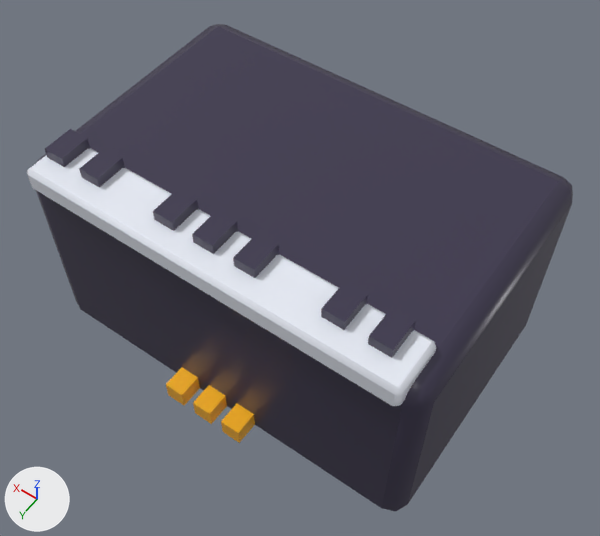
An edit to the FBX model world_overhaul/export/props/Lux_Piano.fbx, drawn before and after from the same camera.
Both versions are drawn from a 50 mm lens placed at (-4.35, 6.04, 10.58), pointed at (-0.21, 0.25, 1.47). Arrows for +X, +Y and +Z are at lower left; the lights stay in place. The first picture is the older version.

The older version as bpy lines, for what is in view:
```python
me_lux_piano = bpy.data.meshes.new('Lux_Piano')
me_lux_piano.from_pydata(...)  # 140 vertices, 112 faces; spans x -3.0..3.0, y -2.05..2.3, z 0.0..3.3
me_lux_piano.materials.append(mat_wo_palette)
ob_lux_piano = bpy.data.objects.new('Lux_Piano', me_lux_piano)
ob_lux_piano.location = (0.0, 0.0, 0.0)
```
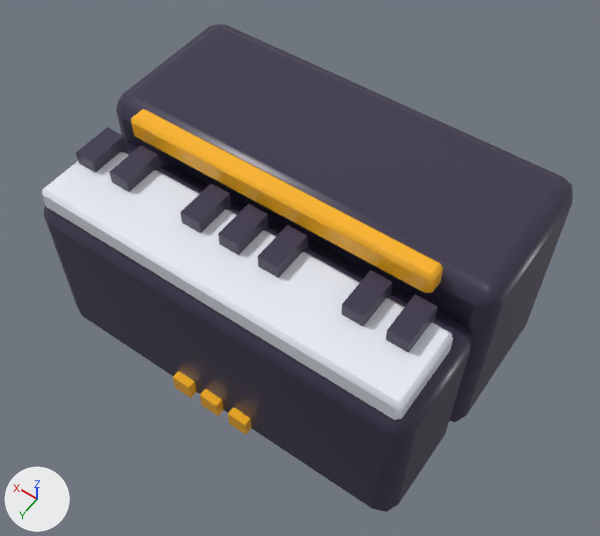
Scene script edits in JSON lines:
```json
{"block": "me_lux_piano", "where": "# used by ob_lux_piano; location = (0.0, 0.0, 0.0)"}
{"op": "remove", "block": "me_lux_piano", "code": "me_lux_piano.from_pydata(...)  # 140 vertices, 112 faces; spans x -3.0..3.0, y -2.05..2.3, z 0.0..3.3"}
{"op": "add", "block": "me_lux_piano", "code": "me_lux_piano.from_pydata(...)  # 200 vertices, 164 faces; spans x -3.0..3.0, y -2.05..2.15, z 0.0..3.2"}
{"block": "me_lux_piano", "change": "me_lux_piano part 1: a new loose piece, a box spanning x -2.45..-2.15, y 0.7..1.3, z 2.6..2.9, in mat_wo_palette"}
{"block": "me_lux_piano", "change": "me_lux_piano part 2: a new loose piece, a box spanning x -1.85..-1.55, y 0.7..1.3, z 2.6..2.9, in mat_wo_palette"}
{"block": "me_lux_piano", "change": "me_lux_piano part 3: a new loose piece, a box spanning x -0.65..-0.35, y 0.7..1.3, z 2.6..2.9, in mat_wo_palette"}
{"block": "me_lux_piano", "change": "me_lux_piano part 4: a new loose piece, a box spanning x -0.05..0.25, y 0.7..1.3, z 2.6..2.9, in mat_wo_palette"}
{"block": "me_lux_piano", "change": "me_lux_piano part 5: a new loose piece, a box spanning x 0.55..0.85, y 0.7..1.3, z 2.6..2.9, in mat_wo_palette"}
{"block": "me_lux_piano", "change": "me_lux_piano part 6: a new loose piece, a box spanning x 1.75..2.05, y 0.7..1.3, z 2.6..2.9, in mat_wo_palette"}
{"block": "me_lux_piano", "change": "me_lux_piano part 7: a new loose piece, a box spanning x 2.35..2.65, y 0.7..1.3, z 2.6..2.9, in mat_wo_palette"}
{"block": "me_lux_piano", "change": "me_lux_piano part 8: the loose piece of 8 vertices spanning x -0.65..-0.35, y 1.7..2.3, z 0.0..0.3 is moved by (0.0, -0.15, 0.0)"}
{"block": "me_lux_piano", "change": "me_lux_piano part 9: the loose piece of 8 vertices spanning x -0.15..0.15, y 1.7..2.3, z 0.0..0.3 is moved by (0.0, -0.15, 0.0)"}
{"block": "me_lux_piano", "change": "me_lux_piano part 10: the loose piece of 8 vertices spanning x 0.35..0.65, y 1.7..2.3, z 0.0..0.3 is moved by (0.0, -0.15, 0.0)"}
{"block": "me_lux_piano", "change": "me_lux_piano part 11: a new loose piece of 40 vertices spanning x -2.9..2.9, y 0.27..2.03, z 0.0..2.4, in mat_wo_palette"}
{"block": "me_lux_piano", "change": "me_lux_piano part 12: a new loose piece of 20 vertices spanning x -2.75..2.75, y 0.75..1.95, z 2.4..2.7, in mat_wo_palette"}
{"block": "me_lux_piano", "change": "me_lux_piano part 13: a new loose piece of 20 vertices spanning x -2.3..2.3, y 0.32..0.62, z 2.9..3.2, in mat_wo_palette"}
{"block": "me_lux_piano", "change": "me_lux_piano part 14: 7 loose pieces with 56 vertices, spanning x -2.45..2.65, y 1.27..1.73, z 3.0..3.3, are deleted"}
{"block": "me_lux_piano", "change": "me_lux_piano part 15"}
{"block": "me_lux_piano", "change": "40 vertices are removed from x -3.0..3.0, y 1.25..2.05, z 0.0..3.15"}
{"block": "me_lux_piano", "change": "39 faces are deleted"}
{"block": "me_lux_piano", "change": "12 vertices are added at x -2.93..2.93, y 0.24..0.35, z 0.0..2.93"}
{"block": "me_lux_piano", "change": "8 new vertices lie (0.0, 1.9, 0.0) away from vertices in x -3.0..3.0, y -1.8, z 0.0..3.0"}
{"block": "me_lux_piano", "change": "21 new faces join them"}
```

What differs and where, as boxes (x1, y1, x2, y2) in the pictures (600 x 536 px; the box of a moved part takes in the faces that stretch with it):
```json
{"object": "Lux_Piano", "change": "reshaped", "before": [27, 24, 573, 511], "after": [42, 24, 573, 512]}
{"part": 1, "of": "me_lux_piano", "change": "added", "after": [386, 294, 438, 353], "on screen": "purple"}
{"part": 2, "of": "me_lux_piano", "change": "added", "after": [341, 270, 392, 327], "on screen": "purple"}
{"part": 3, "of": "me_lux_piano", "change": "added", "after": [258, 225, 308, 278]}
{"part": 4, "of": "me_lux_piano", "change": "added", "after": [218, 204, 269, 255]}
{"part": 5, "of": "me_lux_piano", "change": "added", "after": [180, 184, 231, 233]}
{"part": 6, "of": "me_lux_piano", "change": "added", "after": [109, 145, 161, 192], "on screen": "purple"}
{"part": 7, "of": "me_lux_piano", "change": "added", "after": [76, 127, 128, 173]}
{"part": 8, "of": "me_lux_piano", "change": "moved or reshaped", "before": [221, 403, 255, 443], "after": [228, 407, 252, 435]}
{"part": 9, "of": "me_lux_piano", "change": "moved or reshaped", "before": [193, 385, 227, 424], "after": [200, 389, 224, 416]}
{"part": 10, "of": "me_lux_piano", "change": "moved or reshaped", "before": [166, 367, 200, 406], "after": [173, 371, 197, 398]}
{"part": 11, "of": "me_lux_piano", "change": "added", "after": [44, 143, 472, 512]}
{"part": 12, "of": "me_lux_piano", "change": "added", "after": [42, 152, 453, 420]}
{"part": 13, "of": "me_lux_piano", "change": "added", "after": [131, 109, 443, 293], "on screen": "orange"}
{"part": 14, "of": "me_lux_piano", "change": "deleted", "before": [45, 129, 416, 358]}
{"part": 15, "of": "me_lux_piano", "change": "reshaped", "before": [27, 94, 550, 511], "after": [116, 94, 550, 422]}
```
